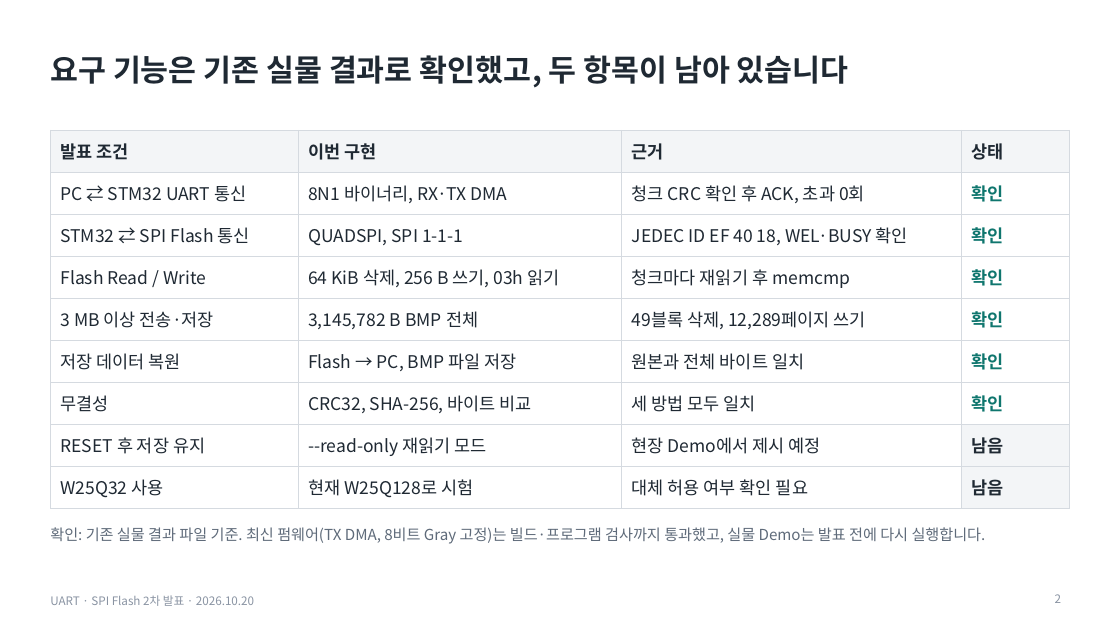
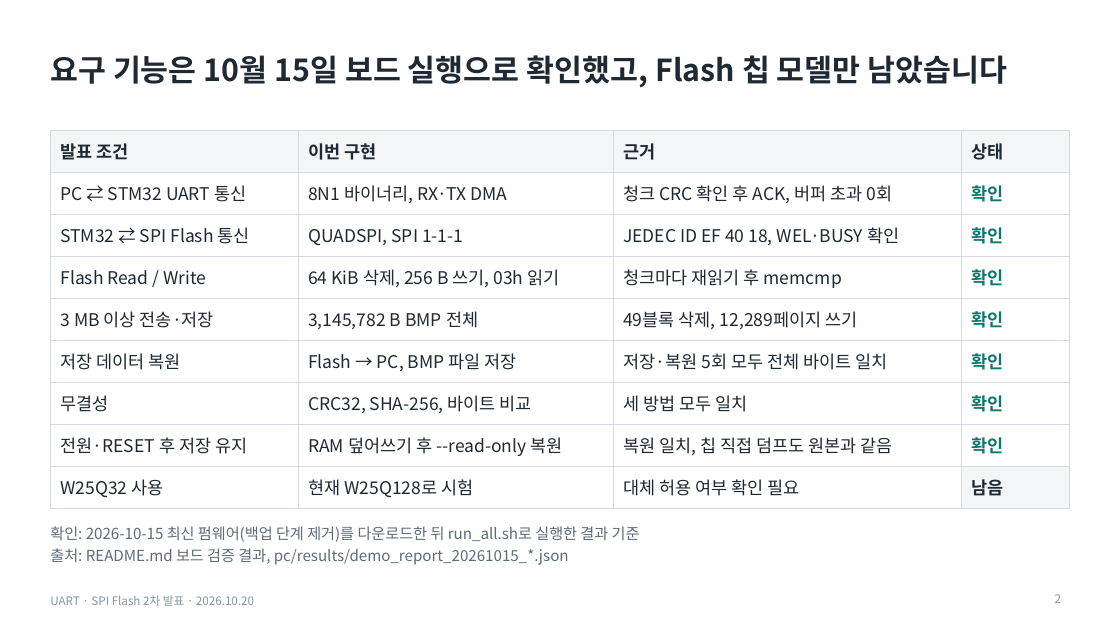
Before and after one commit to dazement/STM32-BMP-file-store-in-Flash-memory, a slide deck: slide 2 of presentation_oct20/output/UART_SPIFlash_2차발표_1020_코드검증.pptx. Drawn at 1120x630 pixels with LibreOffice and Linux fonts; fonts in the diff are those of the drawing. Boxes give left, top, right and bottom in pixels: in the first picture for what was removed or moved away, otherwise in the second. Text is boxed around its words. In the diff, an @@ line names an element or a change of style, - is before the commit and + after.

```diff
--- a/presentation_oct20/output/UART_SPIFlash_2차발표_1020_코드검증.pptx
+++ b/presentation_oct20/output/UART_SPIFlash_2차발표_1020_코드검증.pptx
@@ title at (50,55,1007,88): text changed @@
-요구 기능은 기존 실물 결과로 확인했고, 두 항목이 남아 있습니다
+요구 기능은 10월 15일 보드 실행으로 확인했고, Flash 칩 모델만 남았습니다
@@ table at (50,130,1070,502) @@
-row 2, column 3: 청크 CRC 확인 후 ACK, 초과 0회
+row 2, column 3: 청크 CRC 확인 후 ACK, 버퍼 초과 0회
-row 6, column 3: 원본과 전체 바이트 일치
+row 6, column 3: 저장·복원 5회 모두 전체 바이트 일치
-row 8: RESET 후 저장 유지 | --read-only 재읽기 모드 | 현장 Demo에서 제시 예정 | 남음
+row 8: 전원·RESET 후 저장 유지 | RAM 덮어쓰기 후 --read-only 복원 | 복원 일치, 칩 직접 덤프도 원본과 같음 | 확인
@@ fill #F3F5F7 to none in row 8, column 4 @@
@@ text at (50,526,640,565): text changed @@
-확인: 기존 실물 결과 파일 기준. 최신 펌웨어(TX DMA, 8비트 Gray 고정)는 빌드·프로그램 검사까지 통과했고, 실물 Demo는 발표 전에 다시 실행합니다.
+확인: 2026-10-15 최신 펌웨어(백업 단계 제거)를 다운로드한 뒤 run_all.sh로 실행한 결과 기준
+출처: README.md 보드 검증 결과, pc/results/demo_report_20261015_*.json
```
Also in this commit, not shown: 7 other slides changed, 3 slides added, 3 slides removed.
